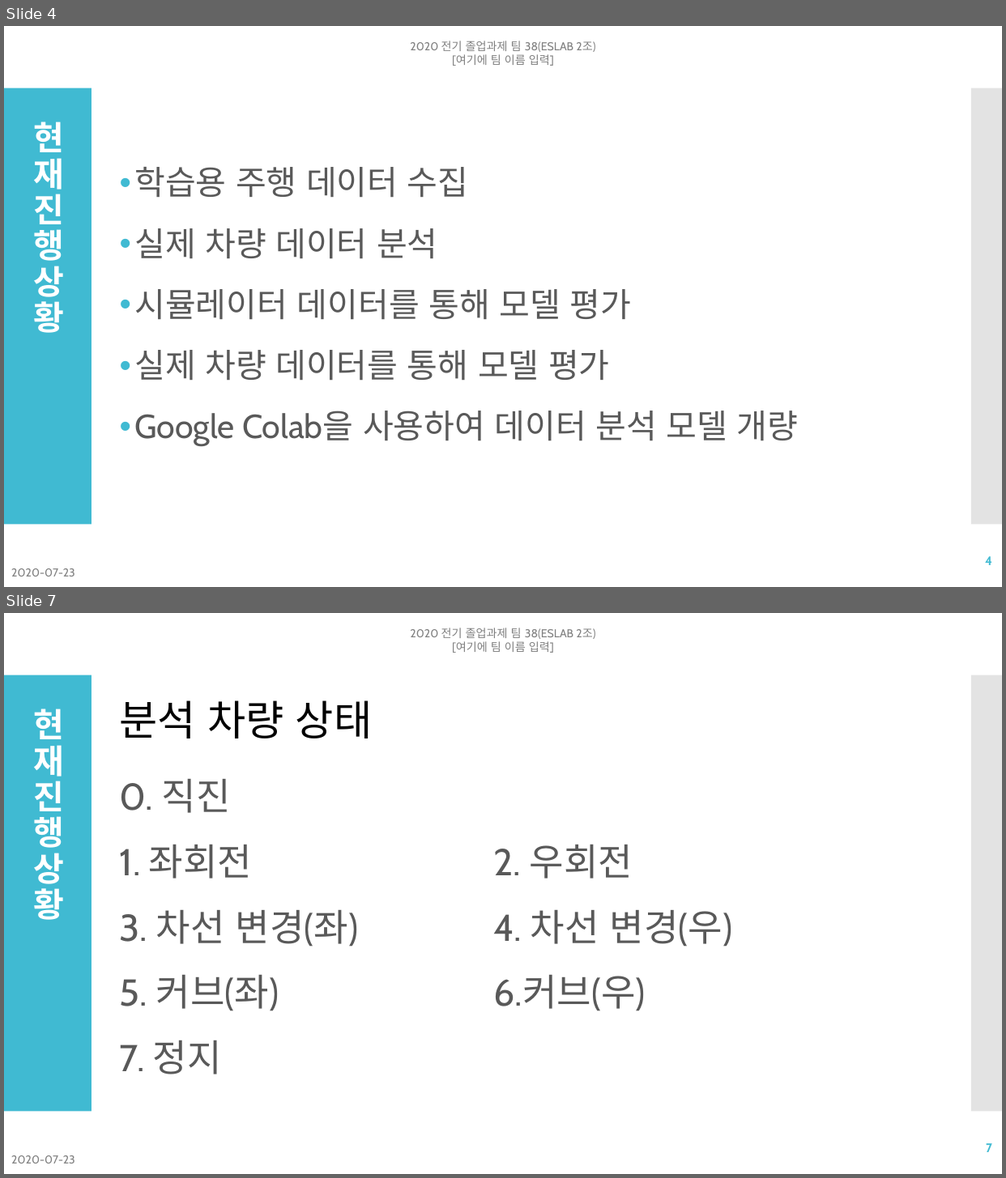
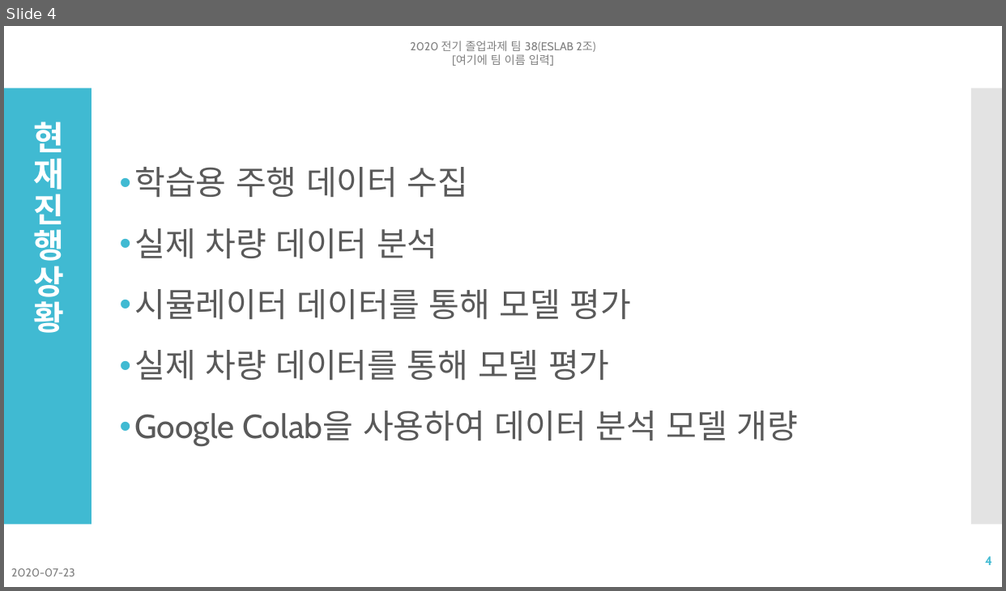
Before and after one commit to NgaAdrain/TEAM_Enter_Text_Here, a slide deck: Reports/발표/졸업과제 다섯번째 발표 2조.pptx. Shown one above the other, each under a label of ours: slides 4 and 7 before the commit, slide 4 after it; the slides between them are not shown. The pictures are 1006x1178 and 1006x591 pixels, drawn with LibreOffice and Linux fonts; fonts in the diff are those of the drawing. Boxes give left, top, right and bottom in pixels: in the first picture for what was removed or moved away, otherwise in the second. Text is boxed around its words. In the diff, an @@ line names an element or a change of style, - is before the commit and + after.

```diff
--- a/Reports/발표/졸업과제 다섯번째 발표 2조.pptx
+++ b/Reports/발표/졸업과제 다섯번째 발표 2조.pptx
@@ slide 7 removed at box(4, 613, 1002, 1174), background #FFFFFF; not listed: 2 template elements that a slide beside it also shows @@
@@ text removed at box(410, 628, 595, 653) @@
-2020 전기 졸업과제 팀 38(ESLAB 2조)
-[여기에 팀 이름 입력]
@@ title removed at box(33, 709, 65, 920) @@
-현재 진행 상황
@@ text removed at box(120, 700, 372, 739) @@
-분석 차량 상태
@@ text removed at box(120, 779, 733, 1075) @@
-0. 직진
-1. 좌회전 2. 우회전
-3. 차선 변경(좌) 4. 차선 변경(우)
-5. 커브(좌) 6.커브(우)
-7. 정지
@@ page number removed at box(986, 1144, 992, 1152) @@
-7
@@ text removed at box(11, 1156, 75, 1164) @@
-2020-07-23
```
Also in this commit, not shown: 4 slides changed, 2 other slides removed, 8 other files.
